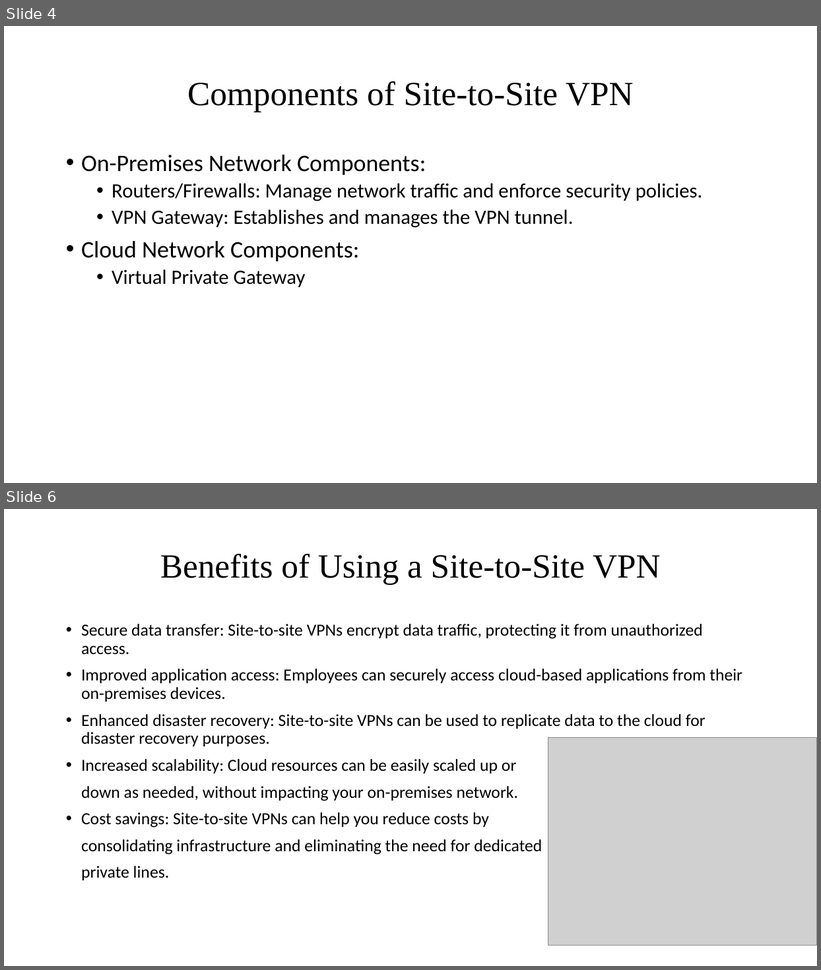
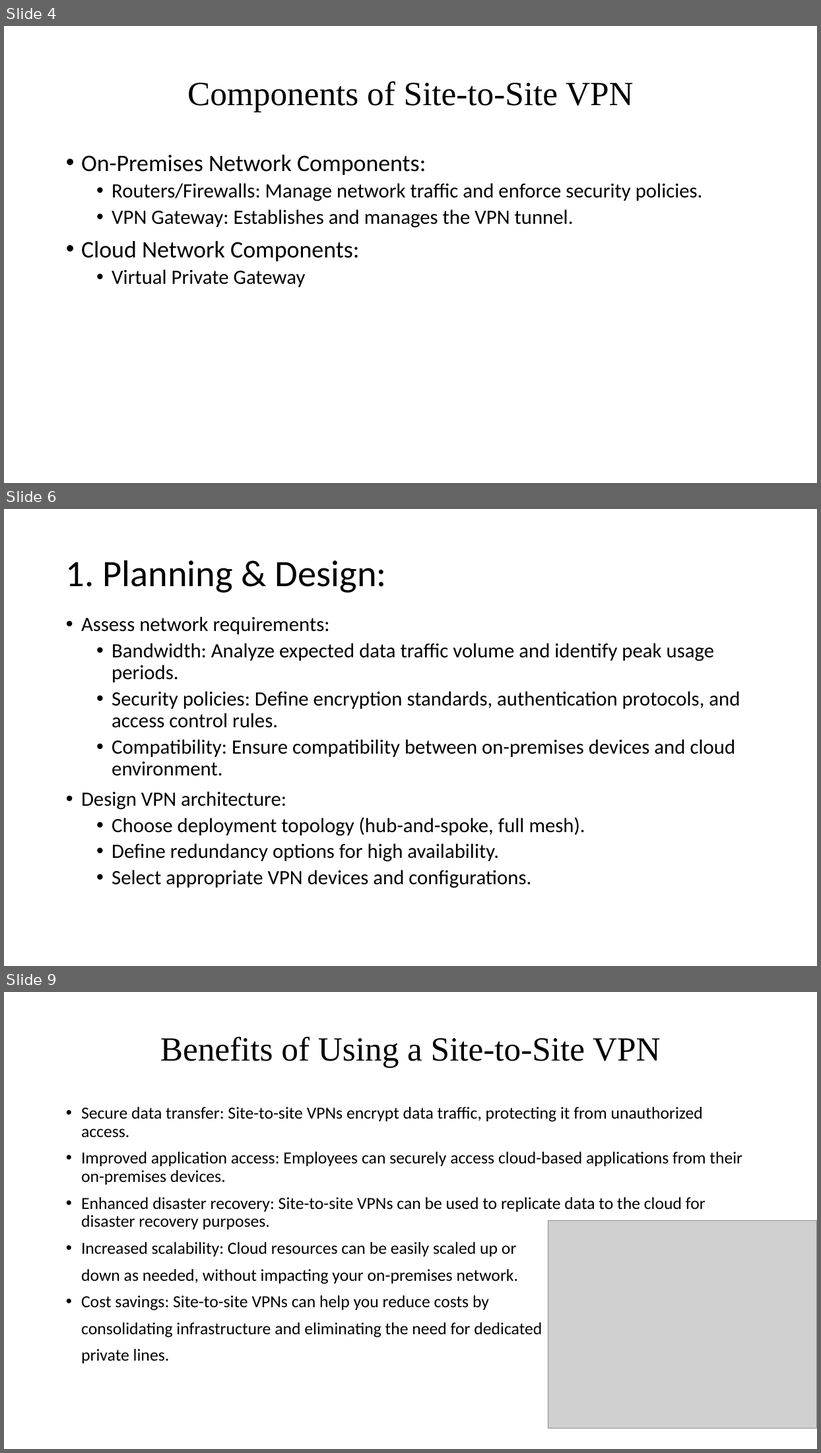
Before and after one commit to pramodvulloji/site-to-site, a slide deck: Site-to-Site VPNs.pptx. Shown one above the other, each under a label of ours: slides 4 and 6 before the commit, slides 4, 6 and 9 after it; the slides between them are not shown. The pictures are 821x970 and 821x1453 pixels, drawn with LibreOffice and Linux fonts; fonts in the diff are those of the drawing; grey boxes stand for pictures. Boxes give left, top, right and bottom in pixels: in the first picture for what was removed or moved away, otherwise in the second. Text is boxed around its words. In the diff, an @@ line names an element or a change of style, - is before the commit and + after.

```diff
--- a/Site-to-Site VPNs.pptx
+++ b/Site-to-Site VPNs.pptx
@@ slide 6 added at box(4, 509, 817, 966), background #FFFFFF @@
@@ title added at box(66, 560, 387, 593), 44 pt, text #000000 @@
+1. Planning & Design:
@@ text added at box(81, 617, 740, 889), 24 pt, text #000000 @@
+• Assess network requirements:
+  • Bandwidth: Analyze expected data traffic volume and identify peak usage periods.
+  • Security policies: Define encryption standards, authentication protocols, and access control rules.
+  • Compatibility: Ensure compatibility between on-premises devices and cloud environment.
+• Design VPN architecture:
+  • Choose deployment topology (hub-and-spoke, full mesh).
+  • Define redundancy options for high availability.
+  • Select appropriate VPN devices and configurations.
@@ what was slide 6 is now slide 9 @@
```
Also in this commit, not shown: 1 slide changed, 3 other slides added.
